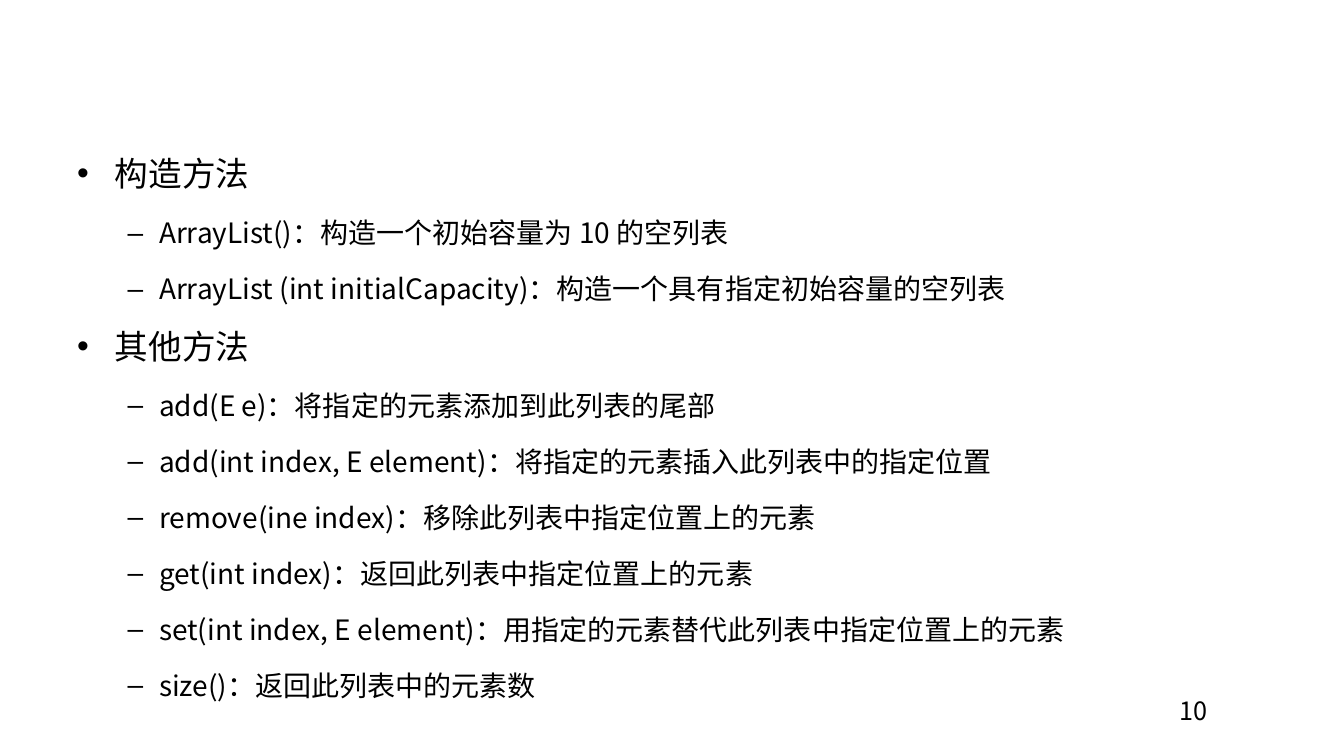
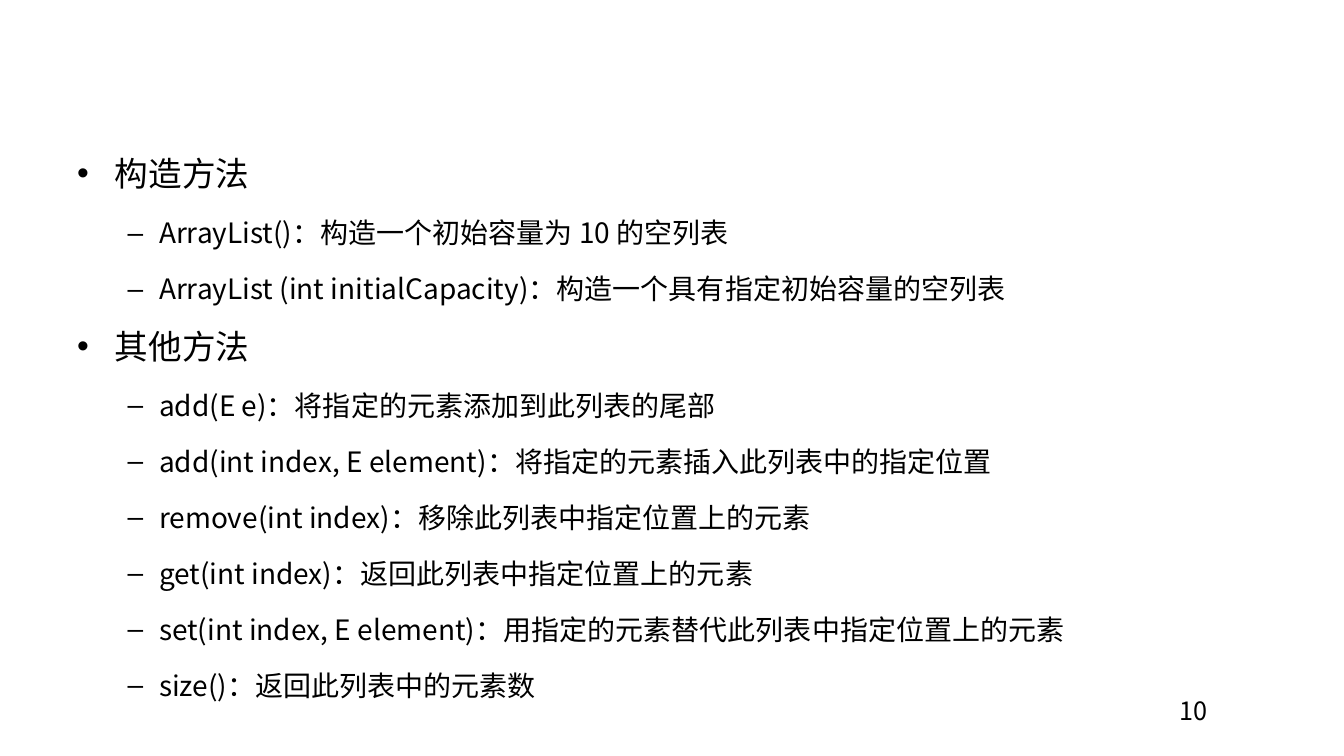
Before and after one commit to edu2act/course-JavaSE-Android, a slide deck: slide 10 of ch12/第12章 容器和泛型.pptx. Drawn at 1344x756 pixels with LibreOffice and Linux fonts; fonts in the diff are those of the drawing; background and template pictures are left out. Boxes give left, top, right and bottom in pixels: in the first picture for what was removed or moved away, otherwise in the second. Text is boxed around its words. In the diff, an @@ line names an element or a change of style, - is before the commit and + after.

```diff
--- a/ch12/第12章 容器和泛型.pptx
+++ b/ch12/第12章 容器和泛型.pptx
@@ text at bbox=[159, 504, 811, 534]: text changed @@
-  – remove(ine index)：移除此列表中指定位置上的元素
+  – remove(int index)：移除此列表中指定位置上的元素
```
Also in this commit, not shown: 11 other slides changed, 21 other files.
